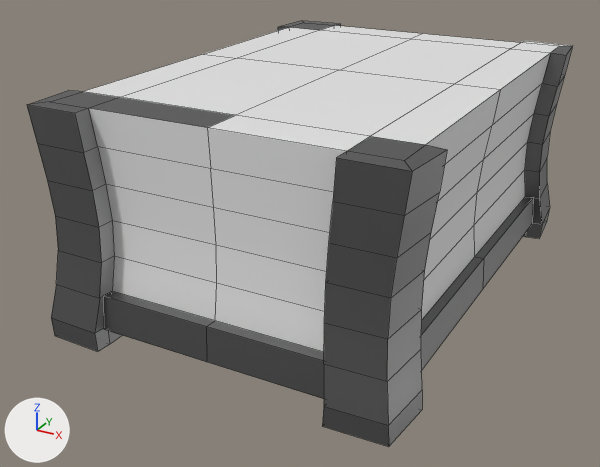
The Blender file obj_chest_StellaTan_01.blend: old version first, new version second.
Rendered twice from a 50 mm lens placed at (10.69, -21.8, 13.74), pointed at (-0.63, -1.21, 3.44). The lights are fixed; the arrows at lower left show +X, +Y and +Z. The first picture is the older version. Mesh edges are drawn as thin lines. The same objects are shown in both versions, whatever each file hides.
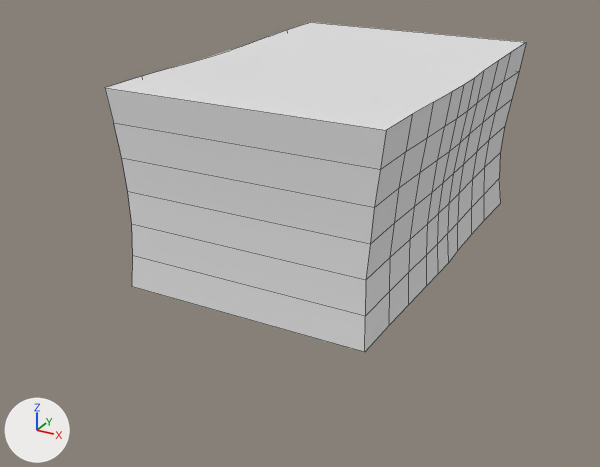
Pixel boxes [x1, y1, x2, y2] of what changed, in the pictures (600 x 467 px):
```json
{"object": "Cube.001", "change": "reshaped, moved, rescaled", "before": [27, 21, 573, 447], "after": [105, 22, 526, 352], "on screen": "23% narrower, 22% shorter"}
```

Scene script edits in JSON lines:
```json
{"op": "add", "block": "me_cube_003", "code": ["me_cube_003 = bpy.data.meshes.new('Cube.003')", "me_cube_003.from_pydata(...)  # 140 vertices, 122 faces; spans x -5.09..5.09, y -6.47..6.49, z -2.85..2.83", "me_cube_003.materials.append(mat_wood)  # its picture is missing"]}
{"op": "set", "path": "ob_cube_001", "old": "bpy.data.objects.new('Cube.001', me_cube_001)", "new": "bpy.data.objects.new('Cube.001', me_cube_003)"}
{"op": "set", "path": "ob_cube_001.location", "old": "(0.0, 0.0, 5.32)", "new": "(0.0, 0.0, 5.69)"}
{"op": "set", "path": "ob_cube_001.scale", "old": "(5.26, 7.26, 3.0)", "new": "(0.782, 0.874, 1.01)"}
```
